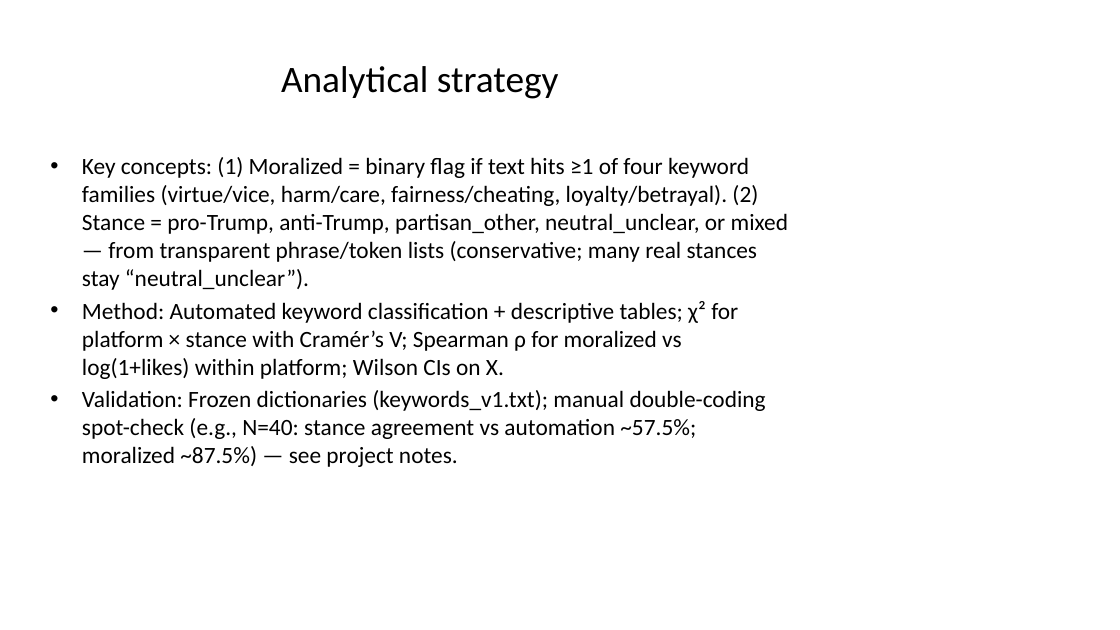
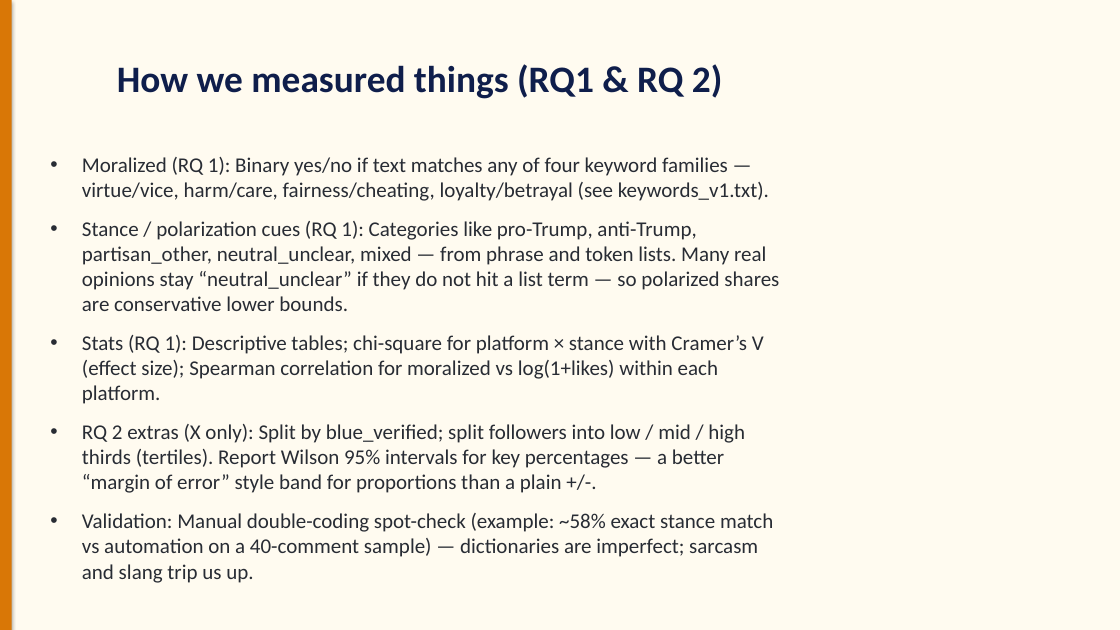
Before and after one commit to lizzyratcliff/Project-3-RWB, a slide deck: slide 4 of RWB_KIN7518_Presentation.pptx. Drawn at 1120x630 pixels with LibreOffice and Linux fonts; fonts in the diff are those of the drawing. Boxes give left, top, right and bottom in pixels: in the first picture for what was removed or moved away, otherwise in the second. Text is boxed around its words. In the diff, an @@ line names an element or a change of style, - is before the commit and + after.

```diff
--- a/RWB_KIN7518_Presentation.pptx
+++ b/RWB_KIN7518_Presentation.pptx
@@ background #FFFFFF to #FFFBF0 @@
@@ rectangle added at <box>0,0,12,630</box>, fill #D97706 @@
@@ title at <box>117,64,723,99</box>: text changed; text colour #000000 to #0F1E4B; bold on @@
-Analytical strategy
+How we measured things (RQ1 & RQ 2)
@@ text at <box>82,157,779,557</box>: text changed; size 20 to 18 pt; text colour #000000 to #282C34 @@
-• Key concepts: (1) Moralized = binary flag if text hits ≥1 of four keyword families (virtue/vice, harm/care, fairness/cheating, loyalty/betrayal). (2) Stance = pro-Trump, anti-Trump, partisan_other, neutral_unclear, or mixed — from transparent phrase/token lists (conservative; many real stances stay “neutral_unclear”).
-• Method: Automated keyword classification + descriptive tables; χ² for platform × stance with Cramér’s V; Spearman ρ for moralized vs log(1+likes) within platform; Wilson CIs on X.
-• Validation: Frozen dictionaries (keywords_v1.txt); manual double-coding spot-check (e.g., N=40: stance agreement vs automation ~57.5%; moralized ~87.5%) — see project notes.
+• Moralized (RQ 1): Binary yes/no if text matches any of four keyword families — virtue/vice, harm/care, fairness/cheating, loyalty/betrayal (see keywords_v1.txt).
+• Stance / polarization cues (RQ 1): Categories like pro-Trump, anti-Trump, partisan_other, neutral_unclear, mixed — from phrase and token lists. Many real opinions stay “neutral_unclear” if they do not hit a list term — so polarized shares are conservative lower bounds.
+• Stats (RQ 1): Descriptive tables; chi-square for platform × stance with Cramer’s V (effect size); Spearman correlation for moralized vs log(1+likes) within each platform.
+• RQ 2 extras (X only): Split by blue_verified; split followers into low / mid / high thirds (tertiles). Report Wilson 95% intervals for key percentages — a better “margin of error” style band for proportions than a plain +/-.
+• Validation: Manual double-coding spot-check (example: ~58% exact stance match vs automation on a 40-comment sample) — dictionaries are imperfect; sarcasm and slang trip us up.
```
Also in this commit, not shown: 6 other slides changed, 1 slide added, 2 other files.
